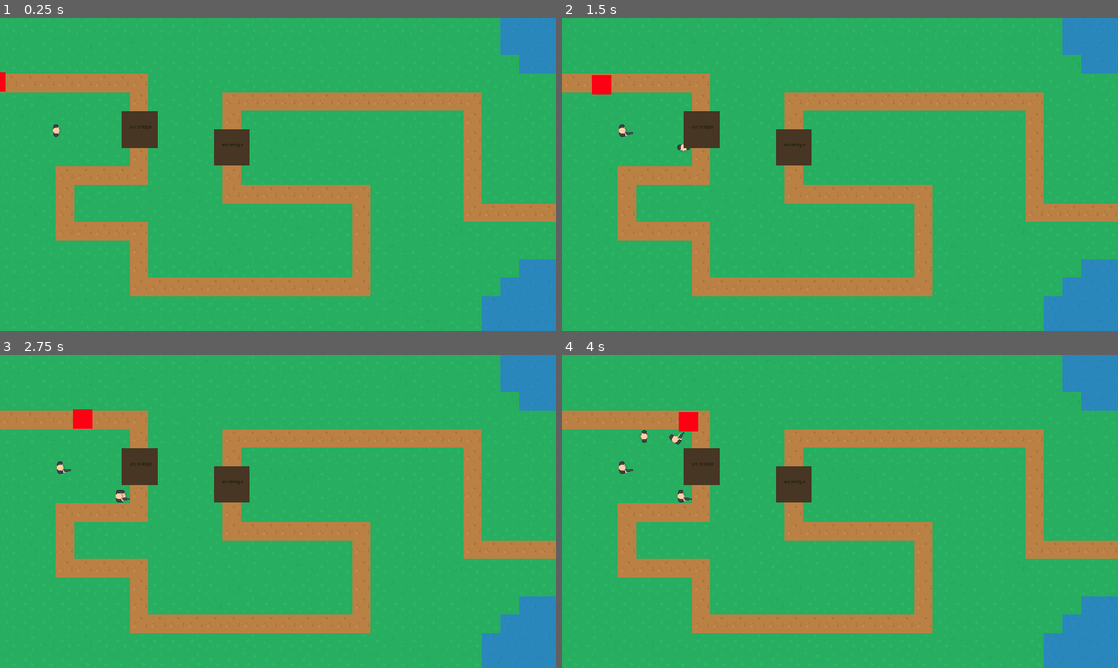
Above: before the commit, frames 1-4 (two rows, left to right).
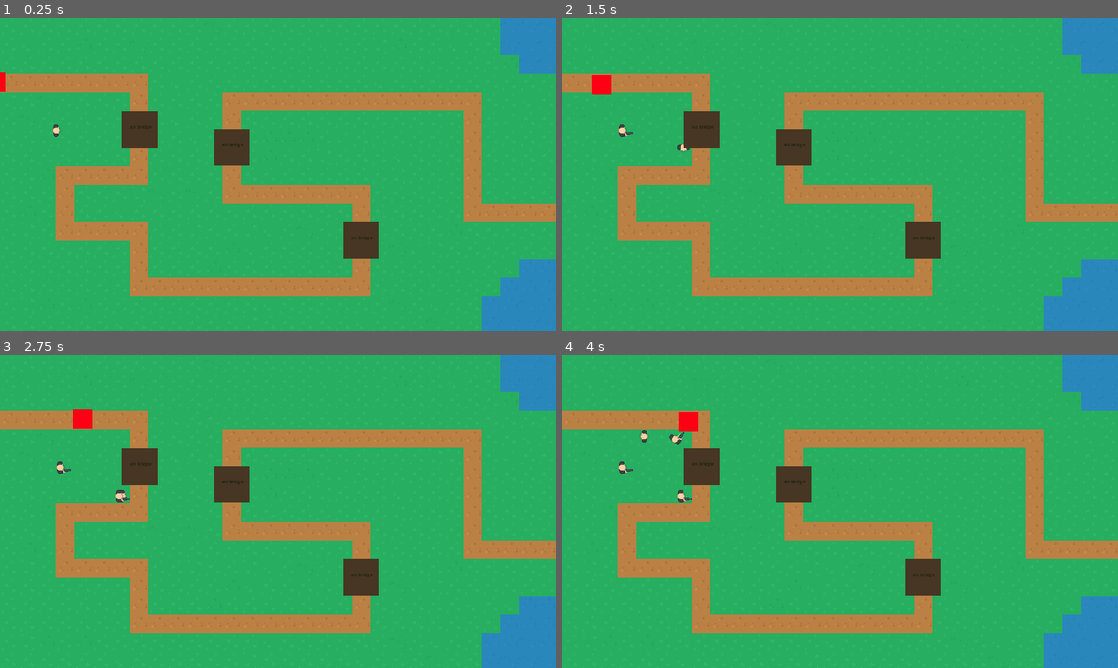
Above: after the commit, the same moments.

Repository: egreenfield323/CS390-group-prototype
Game: Godot game, scene res://Scenes/Levels/level_1.tscn
Two runs of this game, one before a commit and one after it. Both use one fixed random seed, a clock stepped at 60 frames per second and the inputs below.
Inputs (mouse positions are in pixels of both pictures, inside the frame that each line leads up to):
- Up to frame 1 (0.25 s): no input
- Up to frame 2 (1.5 s): move the mouse to (962, 158) at 0.52 s; hold D (move_right) 0.53-1.28 s; tap Space (clone) at 0.6, 1.35 s; move the mouse to (728, 190) at 1.27 s; hold S (move_down) from 1.28 s (still down)
- Up to frame 3 (2.75 s): move the mouse to (333, 442) at 2.02 s; release S (move_down) at 2.03 s; hold D (move_right) from 2.03 s (still down); tap Space (clone) at 2.1 s
- Up to frame 4 (4 s): move the mouse to (812, 574) at 2.77 s; release D (move_right) at 2.78 s; hold W (move_up) 2.78-3.53 s; tap Space (clone) at 2.85, 3.6 s; move the mouse to (1006, 558) at 3.52 s; hold A (move_left) from 3.53 s (still down)

The runs differ from the first frame. In frame 1, 0.8% of the frame differs, in the area x 61-69%, y 65-77%; in frame 2, 0.8%; in frame 3, 0.8%; in frame 4, 0.8%.

Commit message:
add new bridge to level 1

Diff:
--- a/Project/group-prototype/Scenes/Levels/level_1.tscn
+++ b/Project/group-prototype/Scenes/Levels/level_1.tscn
@@ -564,6 +564,8 @@
 direction = Vector2(1, 0)
 
 [node name="Track" type="Node2D" parent="."]
+metadata/_edit_group_ = true
+metadata/_edit_lock_ = true
 
 [node name="Straight" parent="Track" instance=ExtResource("4_6etlb")]
 position = Vector2(64, 224)
@@ -669,11 +671,14 @@
 [node name="Straight22" parent="Track" instance=ExtResource("4_6etlb")]
 position = Vector2(1920, 672)
 
+[node name="BridgeStraight2" parent="Track" instance=ExtResource("3_ey0au")]
+position = Vector2(480, 359)
+
+[node name="BridgeStraight3" parent="Track" instance=ExtResource("3_ey0au")]
+position = Vector2(1244, 742)
+
 [node name="Player" parent="." node_paths=PackedStringArray("CLONES_NODE") instance=ExtResource("2_m2v75")]
 position = Vector2(195, 388)
 CLONES_NODE = NodePath("../Clones")
 
 [node name="Clones" type="Node2D" parent="."]
-
-[node name="BridgeStraight" parent="." instance=ExtResource("3_ey0au")]
-position = Vector2(480, 359)
